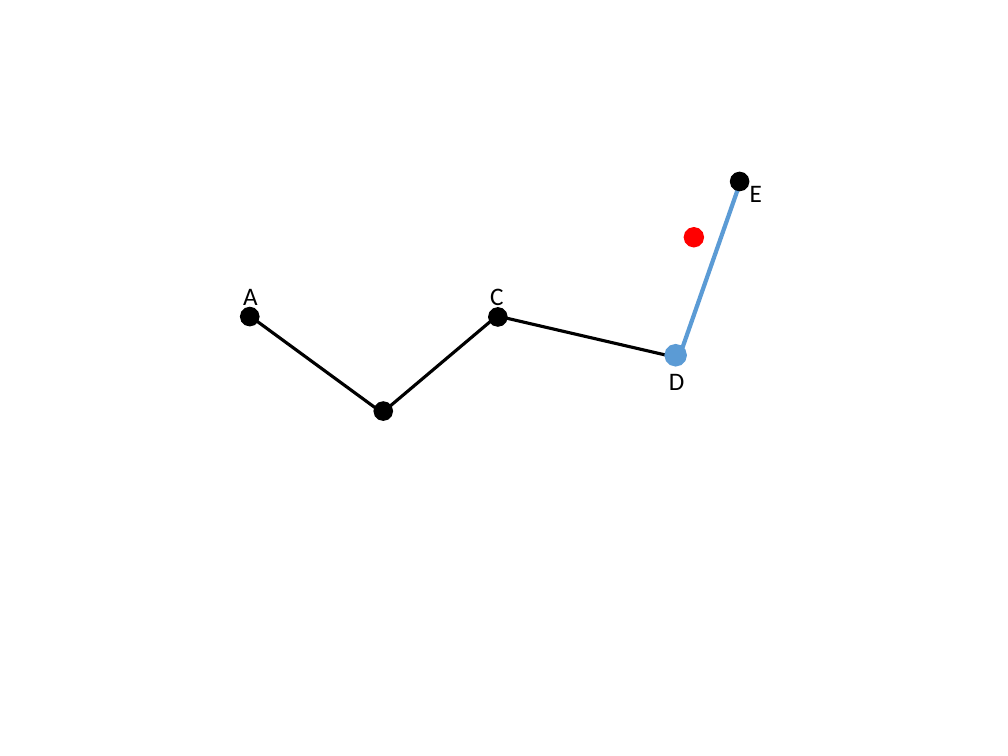
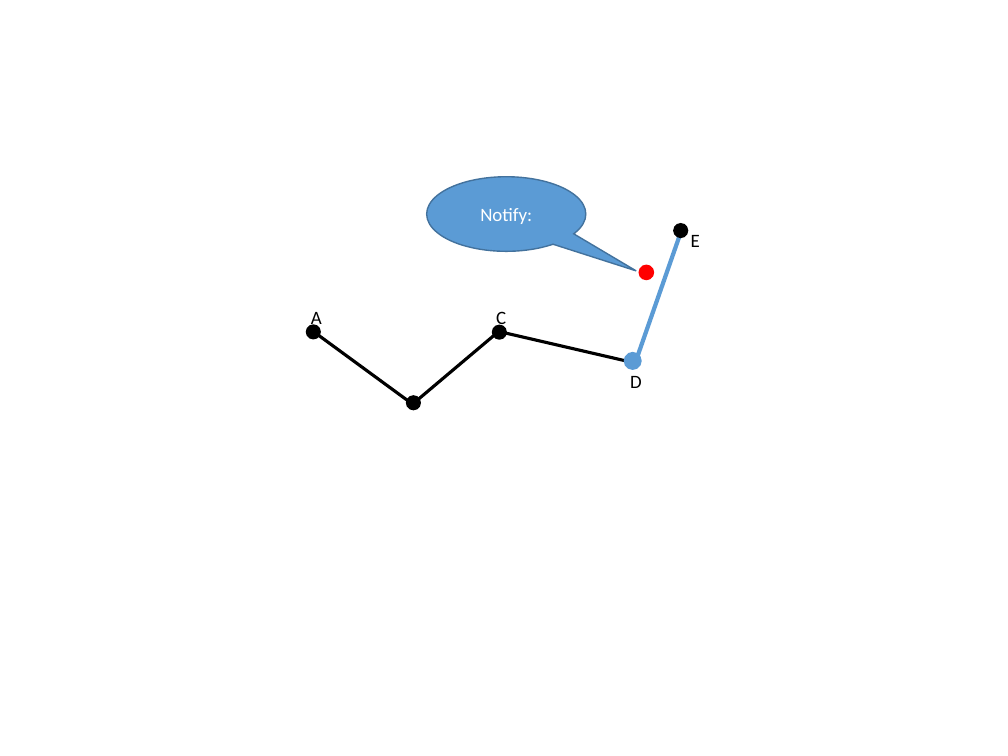
Before and after one commit to hqt/street-router, a slide deck: slide 90 of Document/presentation/full presentation.pptx (slide 146 before the commit). Drawn at 1008x756 pixels with LibreOffice and Linux fonts; fonts in the diff are those of the drawing. Boxes give left, top, right and bottom in pixels: in the first picture for what was removed or moved away, otherwise in the second. Text is boxed around its words. In the diff, an @@ line names an element or a change of style, - is before the commit and + after.

```diff
--- a/Document/presentation/full presentation.pptx
+++ b/Document/presentation/full presentation.pptx
@@ speech bubble added at [426,176,586,251], fill #5B9BD5, outline #43739E 1 pt, 13.5 pt, text #FFFFFF @@
+Notify:
@@ line moved from (682, 349) - (740, 184) to (638, 356) - (680, 233) @@
@@ ellipse: place and size @@
-ellipse at [731,172,749,191]
+ellipse at [674,224,688,238]
@@ size 18 to 13.5 pt in 4 elements at [496,312,506,330], [630,376,642,388], [311,312,322,330], [691,235,700,247] @@
@@ text "E": place and size @@
-text "E" at [750,185,762,202]
+text "E" at [691,235,700,247]
@@ ellipse: place and size @@
-ellipse at [684,228,704,247]
+ellipse at [639,265,653,279]
@@ text "A": place and size @@
-text "A" at [243,288,258,311]
+text "A" at [311,312,322,330]
@@ ellipse: place and size @@
-ellipse at [241,307,259,326]
+ellipse at [306,325,321,339]
@@ text "C": place and size @@
-text "C" at [490,288,503,311]
+text "C" at [496,312,506,330]
@@ ellipse: place and size @@
-ellipse at [489,307,507,326]
+ellipse at [493,326,507,340]
@@ line moved from (250, 316) - (382, 413) to (313, 332) - (412, 404) @@
@@ line moved from (382, 413) - (497, 316) to (412, 404) - (499, 332) @@
@@ line moved from (497, 316) - (666, 355) to (499, 332) - (626, 361) @@
@@ ellipse: place and size @@
-ellipse at [666,346,684,364]
+ellipse at [626,354,640,368]
@@ text "D": place and size @@
-text "D" at [669,373,684,390]
+text "D" at [630,376,642,388]
@@ ellipse: place and size @@
-ellipse at [374,402,392,420]
+ellipse at [406,396,420,410]
```
Also in this commit, not shown: 30 other slides changed, 134 slides added, 113 slides removed.
